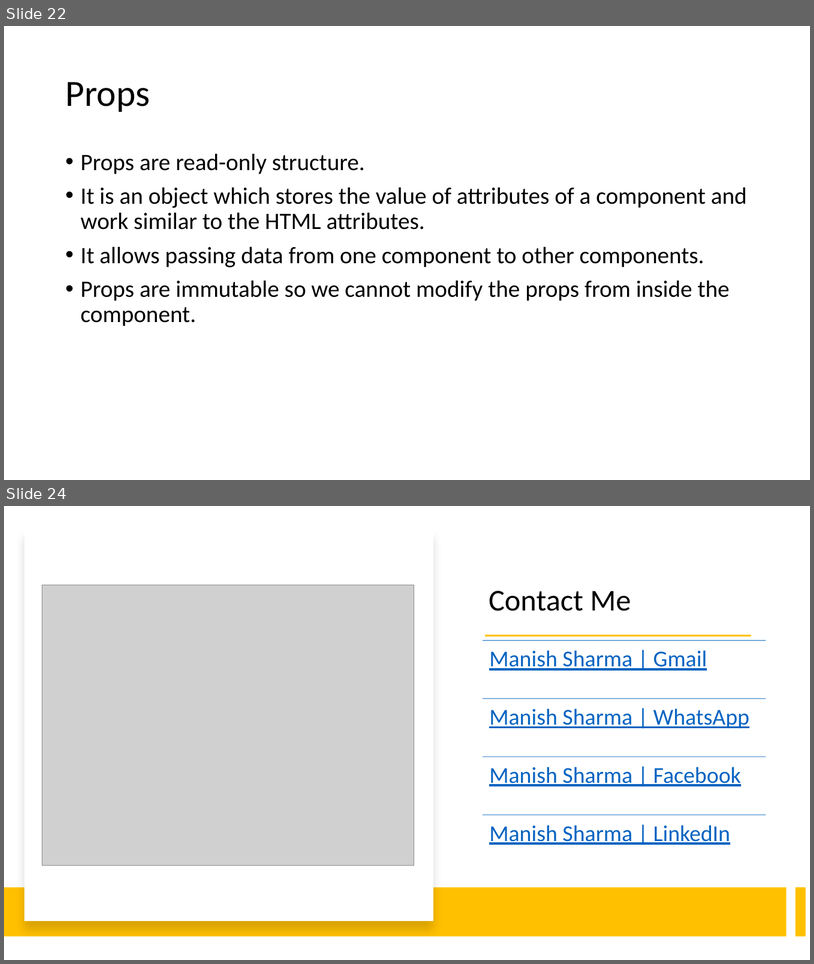
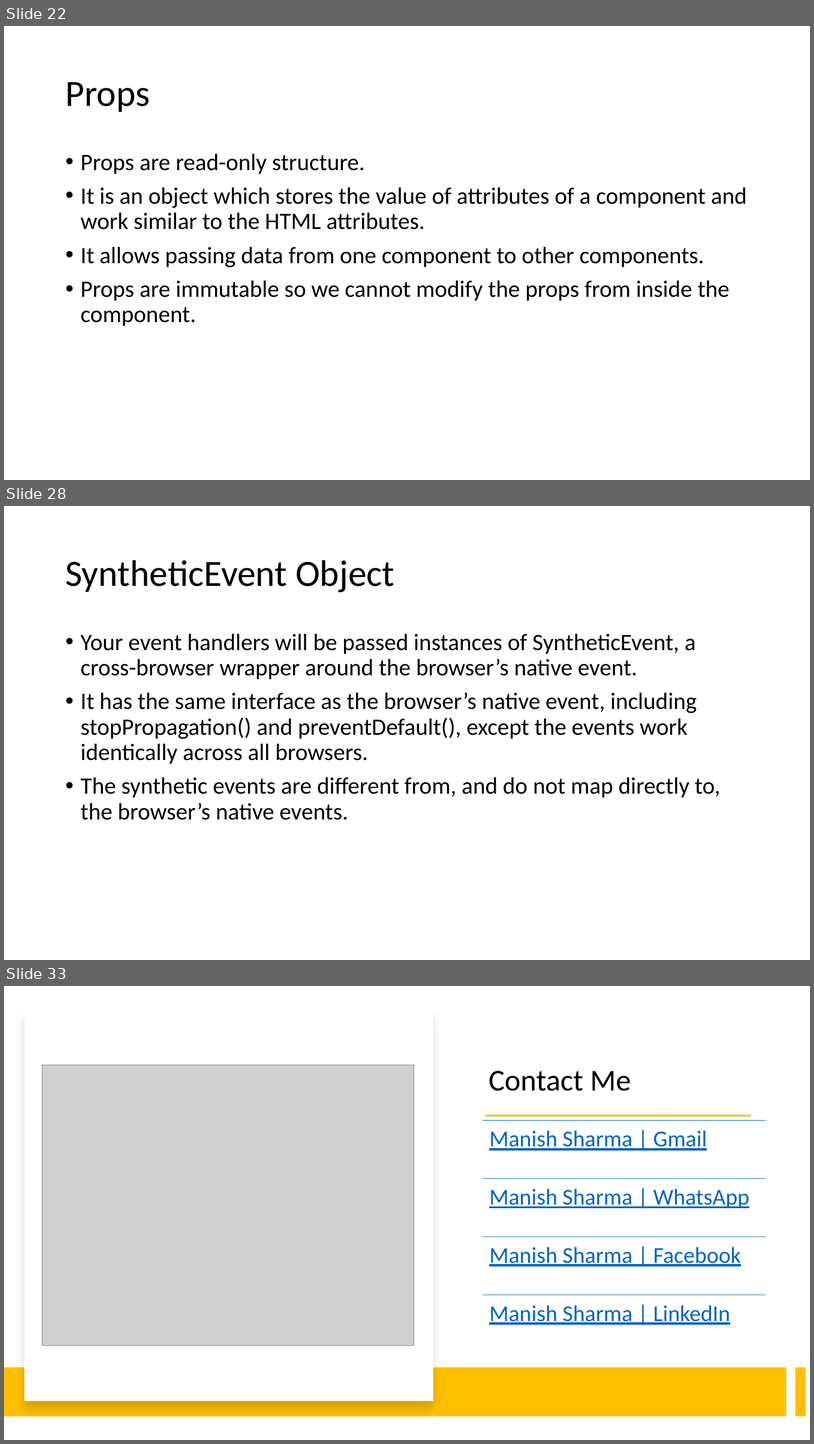
Before and after one commit to rath321/react-training-aug, a slide deck: Notes/React.pptx. Shown one above the other, each under a label of ours: slides 22 and 24 before the commit, slides 22, 28 and 33 after it; the slides between them are not shown. The pictures are 814x964 and 814x1444 pixels, drawn with LibreOffice and Linux fonts; fonts in the diff are those of the drawing; grey boxes stand for pictures. Boxes give left, top, right and bottom in pixels: in the first picture for what was removed or moved away, otherwise in the second. Text is boxed around its words. In the diff, an @@ line names an element or a change of style, - is before the commit and + after.

```diff
--- a/Notes/React.pptx
+++ b/Notes/React.pptx
@@ slide 28 added at bbox=[4, 506, 810, 960], background #FFFFFF @@
@@ title added at bbox=[65, 560, 395, 592], 44 pt, text #000000 @@
+SyntheticEvent Object
@@ text added at bbox=[81, 633, 720, 820], 28 pt, text #000000 @@
+• Your event handlers will be passed instances of SyntheticEvent, a cross-browser wrapper around the browser’s native event.
+• It has the same interface as the browser’s native event, including stopPropagation() and preventDefault(), except the events work identically across all browsers.
+• The synthetic events are different from, and do not map directly to, the browser’s native events.
@@ what was slide 24 is now slide 33 @@
```
Also in this commit, not shown: 8 other slides added, 20 other files.
